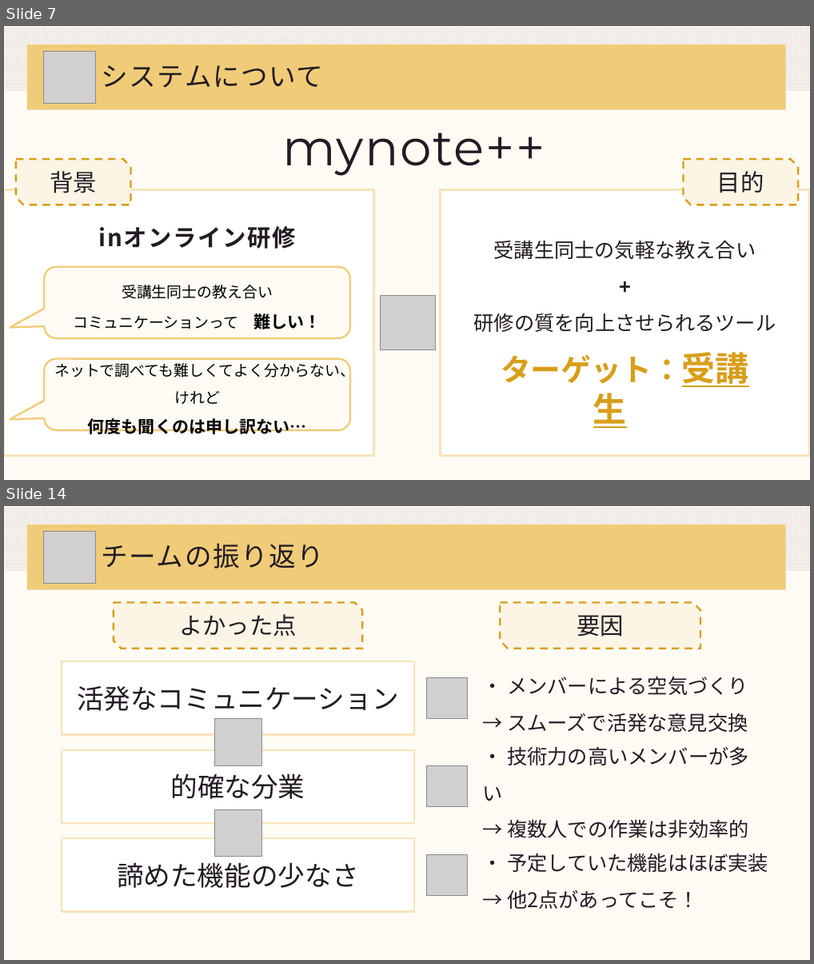
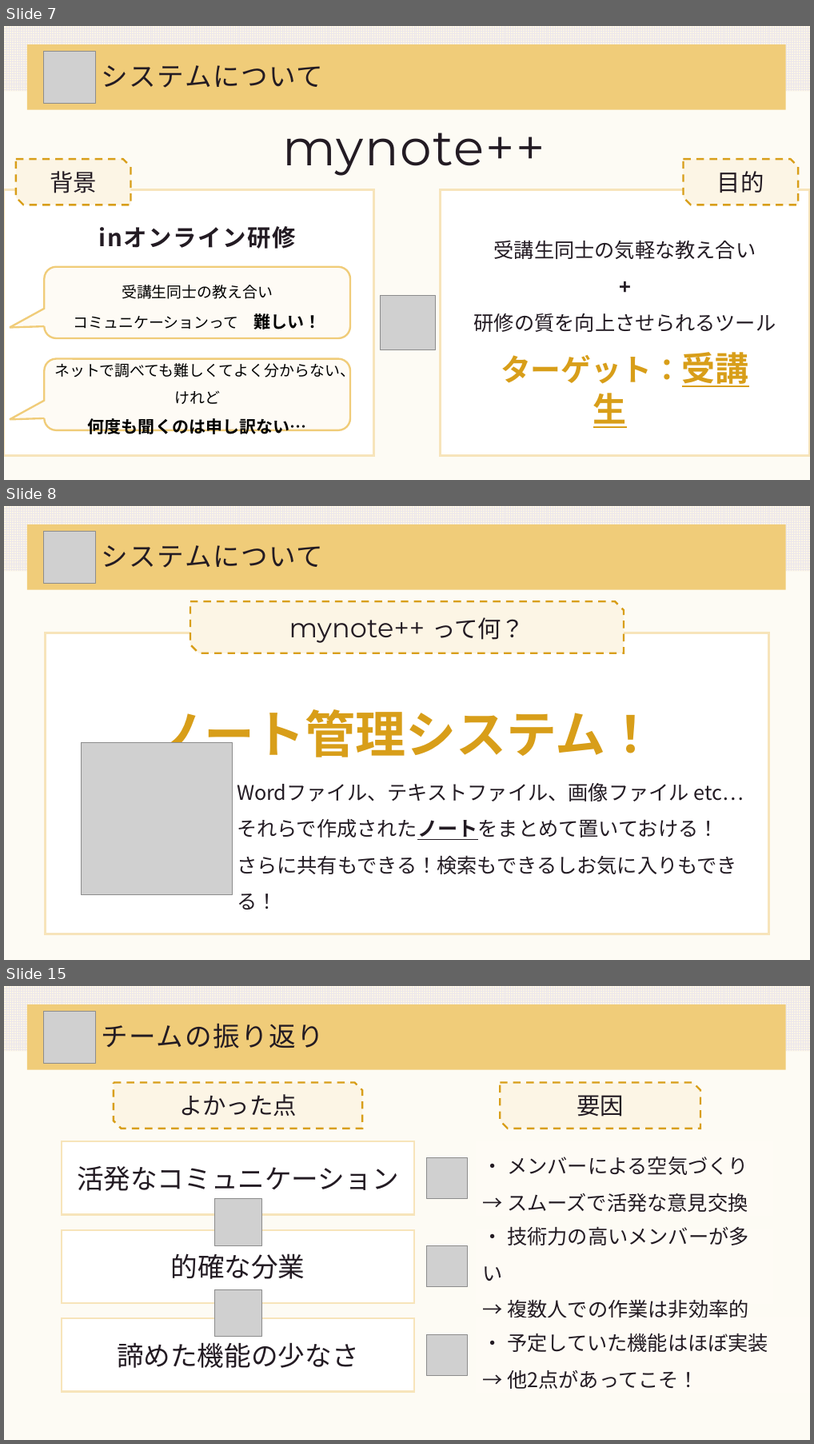
Before and after one commit to DOJO-2021/A-4, a slide deck: documents/worldMap発表資料改良.pptx. Shown one above the other, each under a label of ours: slides 7 and 14 before the commit, slides 7, 8 and 15 after it; the slides between them are not shown. The pictures are 814x964 and 814x1444 pixels, drawn with LibreOffice and Linux fonts; fonts in the diff are those of the drawing; grey boxes stand for pictures. Boxes give left, top, right and bottom in pixels: in the first picture for what was removed or moved away, otherwise in the second. Text is boxed around its words. In the diff, an @@ line names an element or a change of style, - is before the commit and + after.

```diff
--- a/documents/worldMap発表資料改良.pptx
+++ b/documents/worldMap発表資料改良.pptx
@@ slide 8 added at bbox=[4, 506, 810, 960], background #FCF5E5 at 40% opacity; not listed: 2 template elements that a slide beside it also shows @@
@@ picture added at bbox=[44, 532, 95, 583] @@
@@ title added at bbox=[102, 545, 324, 568], 32 pt, text #231B23 @@
+システムについて
@@ snip diag rect added at bbox=[190, 601, 624, 653], fill #FCF5E5, outline #D89E19 2.25 pt dashed, 32 pt, text #231B23 @@
+mynote++ って何？
@@ rectangle added at bbox=[45, 633, 770, 934], fill #FFFFFF, outline #F7E4BA 3 pt @@
@@ text added at bbox=[154, 709, 656, 765], 60 pt, text #D89E19, bold @@
+ノート管理システム！
@@ picture added at bbox=[81, 743, 233, 894] @@
@@ text added at bbox=[237, 783, 743, 909], 24 pt, text #231B23 @@
+Wordファイル、テキストファイル、画像ファイル etc…
+それらで作成されたノートをまとめて置いておける！
+さらに共有もできる！検索もできるしお気に入りもできる！
@@ what was slide 14 is now slide 15 @@
```
Also in this commit, not shown: 14 slides changed, 5 other slides added, 1 slide removed.
